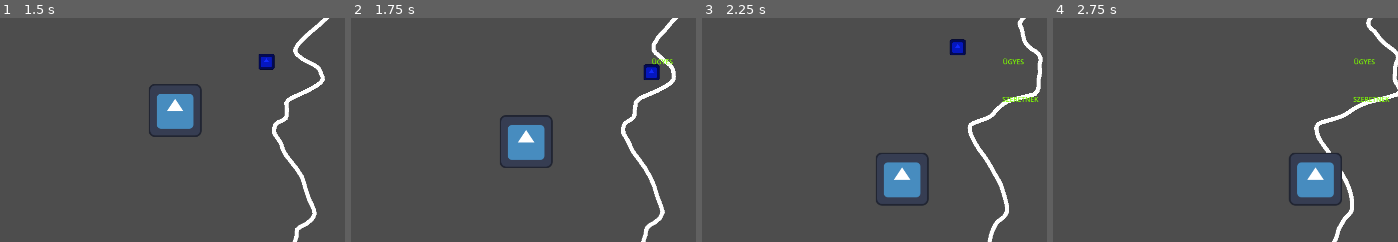
Above: before the commit, frames 1-4 (left to right).
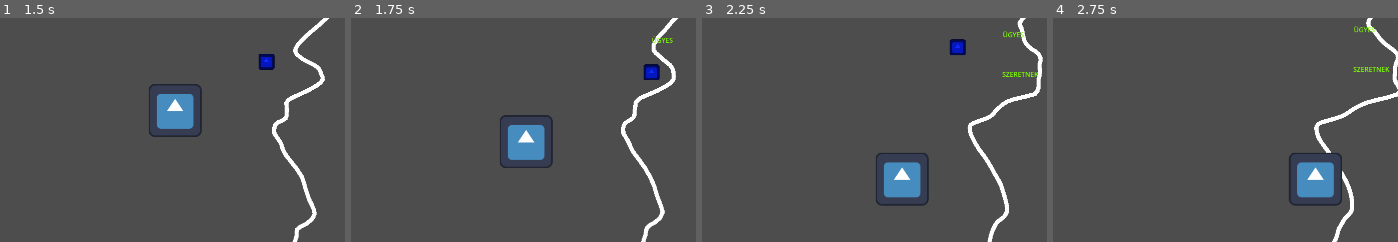
Above: after the commit, the same moments.

Repository: ekaktusz/bullet-hell-jam-7
Game: Godot game, scene res://Scenes/Map/Map.tscn
Same seed, same stepped clock (60 frames per second), same inputs: the game is played once before the commit and once after it. The engine's default icon, where the game draws it, is replaced by a stand-in: a white triangle on a blue panel in a dark square.
Inputs (mouse positions are % of the whole screen's width and height, from its top left):
- Up to frame 1 (1.5 s): move the mouse to (83, 45) at 0.52 s; hold Right (ui_right) 0.53-1.28 s; click (83, 45) at 0.67 s; move the mouse to (35, 55) at 1.27 s; hold Down (ui_down) from 1.28 s (still down)
- Up to frame 2 (1.75 s): keep holding Down (ui_down)
- Up to frame 3 (2.25 s): move the mouse to (69, 28) at 2.02 s; release Down (ui_down) at 2.03 s; hold Right (ui_right) from 2.03 s (still down)
- Up to frame 4 (2.75 s): keep holding Right (ui_right)
The pictures show only the part of the screen within x 46-96%, y 35-85%; the shares and areas given below are measured in that part.

Frame 1 is identical in both runs. In frame 2, 0.2% of the frame differs, in the area x 87-94%, y 8-21%; in frame 3, 0.5%; in frame 4, 0.5%, in the area x 86-98%, y 3-38%.

Commit message:
small anim to thoughts

Diff:
--- a/Scenes/Thought/Thought.tscn
+++ b/Scenes/Thought/Thought.tscn
@@ -7,7 +7,7 @@
 tracks/0/type = "value"
 tracks/0/imported = false
 tracks/0/enabled = true
-tracks/0/path = NodePath(".:modulate")
+tracks/0/path = NodePath("Label:modulate")
 tracks/0/interp = 1
 tracks/0/loop_wrap = true
 tracks/0/keys = {
@@ -16,19 +16,31 @@
 "update": 0,
 "values": [Color(1, 1, 1, 1)]
 }
+tracks/1/type = "value"
+tracks/1/imported = false
+tracks/1/enabled = true
+tracks/1/path = NodePath("Label:position")
+tracks/1/interp = 1
+tracks/1/loop_wrap = true
+tracks/1/keys = {
+"times": PackedFloat32Array(0),
+"transitions": PackedFloat32Array(1),
+"update": 0,
+"values": [Vector2(0, 0)]
+}
 
 [sub_resource type="Animation" id="Animation_mtyh6"]
 resource_name = "fade"
-length = 3.0
+length = 2.0
 tracks/0/type = "value"
 tracks/0/imported = false
 tracks/0/enabled = true
-tracks/0/path = NodePath(".:modulate")
+tracks/0/path = NodePath("Label:modulate")
 tracks/0/interp = 1
 tracks/0/loop_wrap = true
 tracks/0/keys = {
-"times": PackedFloat32Array(1, 3),
-"transitions": PackedFloat32Array(1, 0.46651655),
+"times": PackedFloat32Array(1, 2),
+"transitions": PackedFloat32Array(1, 1),
 "update": 0,
 "values": [Color(1, 1, 1, 1), Color(1, 1, 1, 0)]
 }
@@ -39,12 +51,24 @@
 tracks/1/interp = 1
 tracks/1/loop_wrap = true
 tracks/1/keys = {
-"times": PackedFloat32Array(3),
+"times": PackedFloat32Array(2),
 "transitions": PackedFloat32Array(1),
 "values": [{
 "args": [],
 "method": &"remove"
 }]
+}
+tracks/2/type = "value"
+tracks/2/imported = false
+tracks/2/enabled = true
+tracks/2/path = NodePath("Label:position")
+tracks/2/interp = 1
+tracks/2/loop_wrap = true
+tracks/2/keys = {
+"times": PackedFloat32Array(0, 2),
+"transitions": PackedFloat32Array(1, 1),
+"update": 0,
+"values": [Vector2(0, -50), Vector2(0, -100)]
 }
 
 [sub_resource type="AnimationLibrary" id="AnimationLibrary_c8u3y"]
@@ -57,7 +81,7 @@
 script = ExtResource("1_3kms1")
 
 [node name="Label" type="Label" parent="." unique_id=589982492]
-offset_right = 40.0
+offset_right = 144.0
 offset_bottom = 23.0
 theme_override_colors/font_color = Color(1, 1, 1, 1)
 text = "ROSSZ GONDOLAT"
